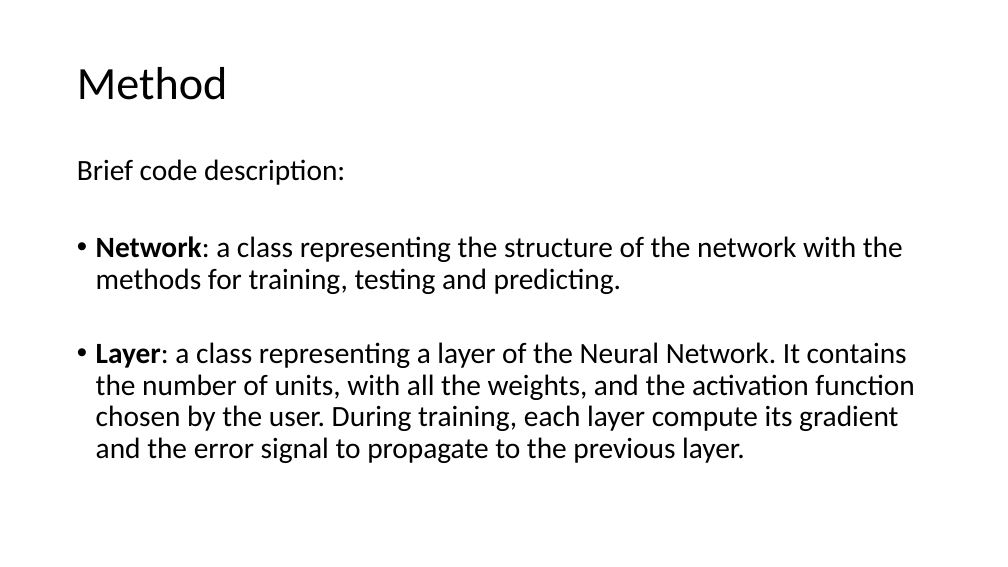
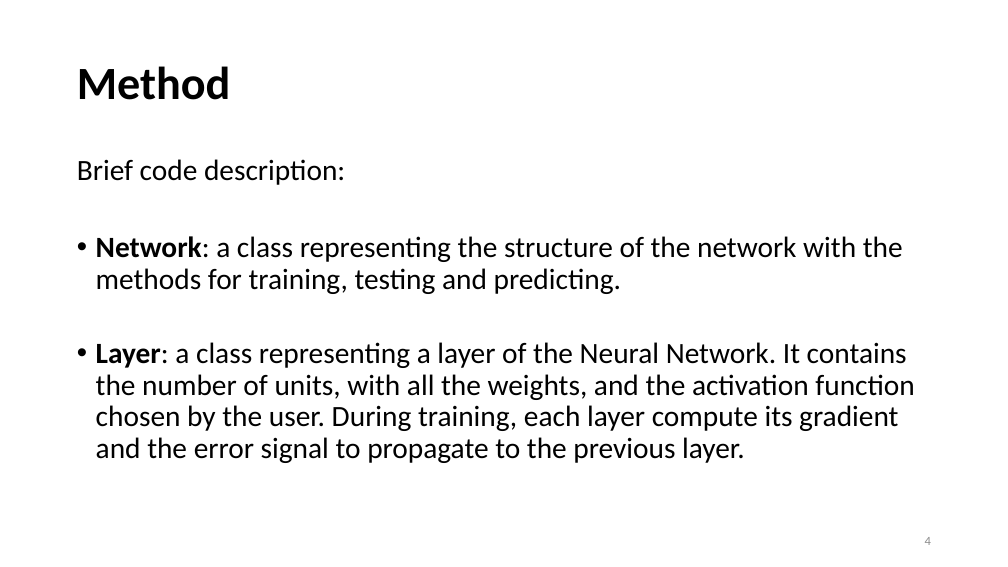
Before and after one commit to tommasoDR/NN-Implementation, a slide deck: slide 4 of Report.pptx. Drawn at 1008x567 pixels with LibreOffice and Linux fonts; fonts in the diff are those of the drawing. Boxes give left, top, right and bottom in pixels: in the first picture for what was removed or moved away, otherwise in the second. Text is boxed around its words. In the diff, an @@ line names an element or a change of style, - is before the commit and + after.

```diff
--- a/Report.pptx
+++ b/Report.pptx
@@ title "Method" at (x1=77, y1=66, x2=231, y2=100): bold on @@
@@ page number added at (x1=925, y1=537, x2=931, y2=545), 12 pt, text #8C8C8C @@
+4
```
Also in this commit, not shown: 10 other slides changed, 7 slides added, 1 slide removed, 10 other files.
